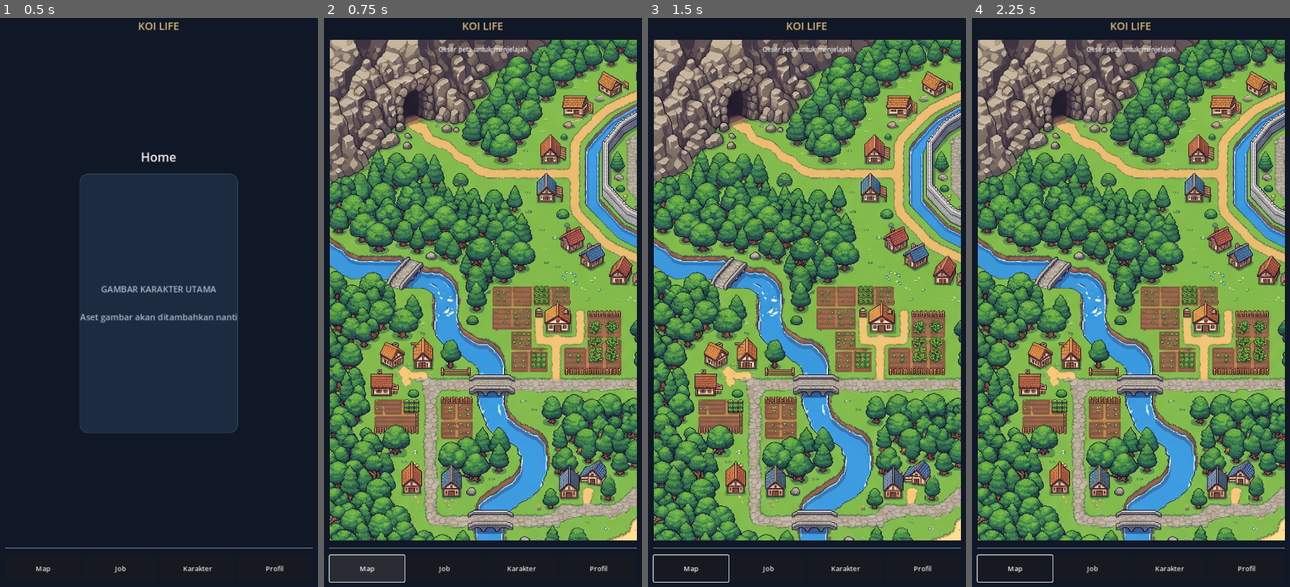
Above: before the commit, frames 1-4 (left to right).
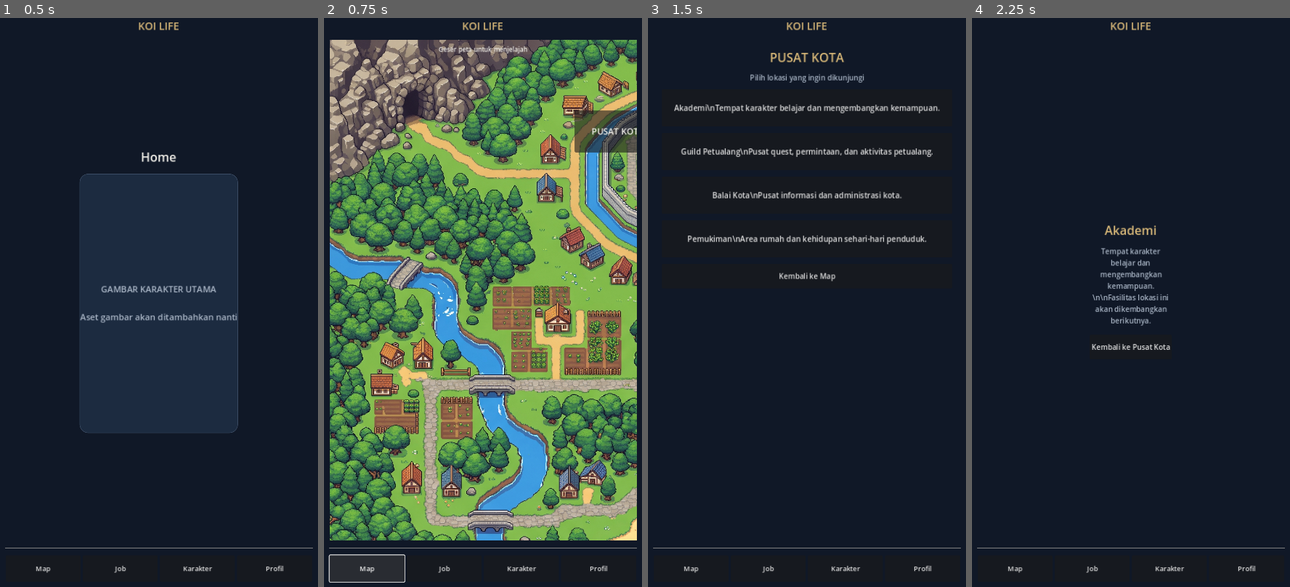
Above: after the commit, the same moments.

Repository: Koidyavol/Koikingdom
Game: Godot game, scene res://scenes/main.tscn
Same seed, same stepped clock (60 frames per second), same inputs: the game is played once before the commit and once after it.
Inputs (mouse positions are in pixels of both pictures, inside the frame that each line leads up to):
- Up to frame 1 (0.5 s): no input
- Up to frame 2 (0.75 s): click "Map" at 0.5 s
- Up to frame 3 (1.5 s): click (940, 131) at 1.25 s, where only the run after the commit has a clickable "PUSAT KOTA"
- Up to frame 4 (2.25 s): click (1131, 109) at 2 s, where only the run after the commit has a clickable "Akademi\nTempat karakter bela…"

Frame 1 is identical in both runs. In frame 2, 1.4% of the frame differs, in the area x 78-99%, y 16-24%; in frame 3, 83%; in frame 4, 83%, in the area x 1-99%, y 3-100%.

Commit message:
Add clickable city center with academy guild town hall and residential area

Diff:
--- a/scripts/main.gd
+++ b/scripts/main.gd
@@ -366,6 +366,17 @@
 	else:
 		push_warning("World map image is missing: " + WORLD_MAP_PATH)
 	map_root.add_child(map_image)
+
+	# Hotspot is positioned in map-image coordinates, so it moves with the map while dragging.
+	var city_hotspot := Button.new()
+	city_hotspot.text = "PUSAT KOTA"
+	city_hotspot.position = Vector2(540, 155)
+	city_hotspot.size = Vector2(190, 92)
+	city_hotspot.custom_minimum_size = Vector2(190, 92)
+	city_hotspot.add_theme_font_size_override("font_size", 19)
+	city_hotspot.add_theme_color_override("font_color", TEXT_MAIN)
+	city_hotspot.pressed.connect(_open_city_center)
+	map_root.add_child(city_hotspot)
 
 
 	var hint := Label.new()
@@ -411,3 +422,98 @@
 		scroll.scroll_vertical = maxi(0, scroll.scroll_vertical - int(drag_delta.y))
 		map_drag_last = event.position
 		scroll.accept_event()
+
+
+func _open_city_center() -> void:
+	for child in page_host.get_children():
+		page_host.remove_child(child)
+		child.queue_free()
+
+	var panel := PanelContainer.new()
+	panel.set_anchors_and_offsets_preset(Control.PRESET_FULL_RECT)
+	var style := StyleBoxFlat.new()
+	style.bg_color = BG
+	style.set_corner_radius_all(14)
+	panel.add_theme_stylebox_override("panel", style)
+	page_host.add_child(panel)
+
+	var margin := MarginContainer.new()
+	margin.add_theme_constant_override("margin_left", 18)
+	margin.add_theme_constant_override("margin_top", 18)
+	margin.add_theme_constant_override("margin_right", 18)
+	margin.add_theme_constant_override("margin_bottom", 18)
+	panel.add_child(margin)
+
+	var layout := VBoxContainer.new()
+	layout.add_theme_constant_override("separation", 14)
+	margin.add_child(layout)
+
+	var title := Label.new()
+	title.text = "PUSAT KOTA"
+	title.horizontal_alignment = HORIZONTAL_ALIGNMENT_CENTER
+	title.add_theme_color_override("font_color", ACCENT)
+	title.add_theme_font_size_override("font_size", 27)
+	layout.add_child(title)
+
+	var subtitle := Label.new()
+	subtitle.text = "Pilih lokasi yang ingin dikunjungi"
+	subtitle.horizontal_alignment = HORIZONTAL_ALIGNMENT_CENTER
+	subtitle.add_theme_color_override("font_color", TEXT_MUTED)
+	layout.add_child(subtitle)
+
+	_add_city_location_button(layout, "Akademi", "Tempat karakter belajar dan mengembangkan kemampuan.")
+	_add_city_location_button(layout, "Guild Petualang", "Pusat quest, permintaan, dan aktivitas petualang.")
+	_add_city_location_button(layout, "Balai Kota", "Pusat informasi dan administrasi kota.")
+	_add_city_location_button(layout, "Pemukiman", "Area rumah dan kehidupan sehari-hari penduduk.")
+
+	var back := Button.new()
+	back.text = "Kembali ke Map"
+	back.custom_minimum_size = Vector2(0, 54)
+	back.pressed.connect(_show_page.bind("Map"))
+	layout.add_child(back)
+
+
+func _add_city_location_button(parent: VBoxContainer, location_name: String, description: String) -> void:
+	var button := Button.new()
+	button.text = location_name + "\\n" + description
+	button.custom_minimum_size = Vector2(0, 82)
+	button.size_flags_horizontal = Control.SIZE_EXPAND_FILL
+	button.add_theme_font_size_override("font_size", 17)
+	button.pressed.connect(_open_city_location.bind(location_name, description))
+	parent.add_child(button)
+
+
+func _open_city_location(location_name: String, description: String) -> void:
+	for child in page_host.get_children():
+		page_host.remove_child(child)
+		child.queue_free()
+
+	var center := CenterContainer.new()
+	center.set_anchors_and_offsets_preset(Control.PRESET_FULL_RECT)
+	page_host.add_child(center)
+
+	var layout := VBoxContainer.new()
+	layout.size_flags_horizontal = Control.SIZE_EXPAND_FILL
+	layout.alignment = BoxContainer.ALIGNMENT_CENTER
+	layout.add_theme_constant_override("separation", 16)
+	center.add_child(layout)
+
+	var title := Label.new()
+	title.text = location_name
+	title.horizontal_alignment = HORIZONTAL_ALIGNMENT_CENTER
+	title.add_theme_color_override("font_color", ACCENT)
+	title.add_theme_font_size_override("font_size", 27)
+	layout.add_child(title)
+
+	var note := Label.new()
+	note.text = description + "\\n\\nFasilitas lokasi ini akan dikembangkan berikutnya."
+	note.horizontal_alignment = HORIZONTAL_ALIGNMENT_CENTER
+	note.autowrap_mode = TextServer.AUTOWRAP_WORD_SMART
+	note.add_theme_color_override("font_color", TEXT_MUTED)
+	layout.add_child(note)
+
+	var back := Button.new()
+	back.text = "Kembali ke Pusat Kota"
+	back.custom_minimum_size = Vector2(0, 54)
+	back.pressed.connect(_open_city_center)
+	layout.add_child(back)
